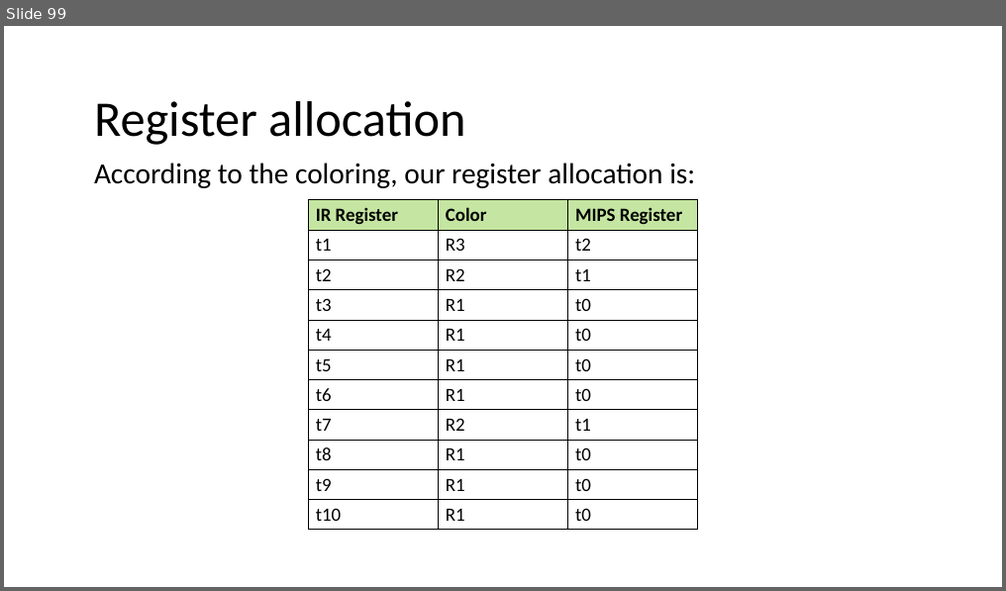
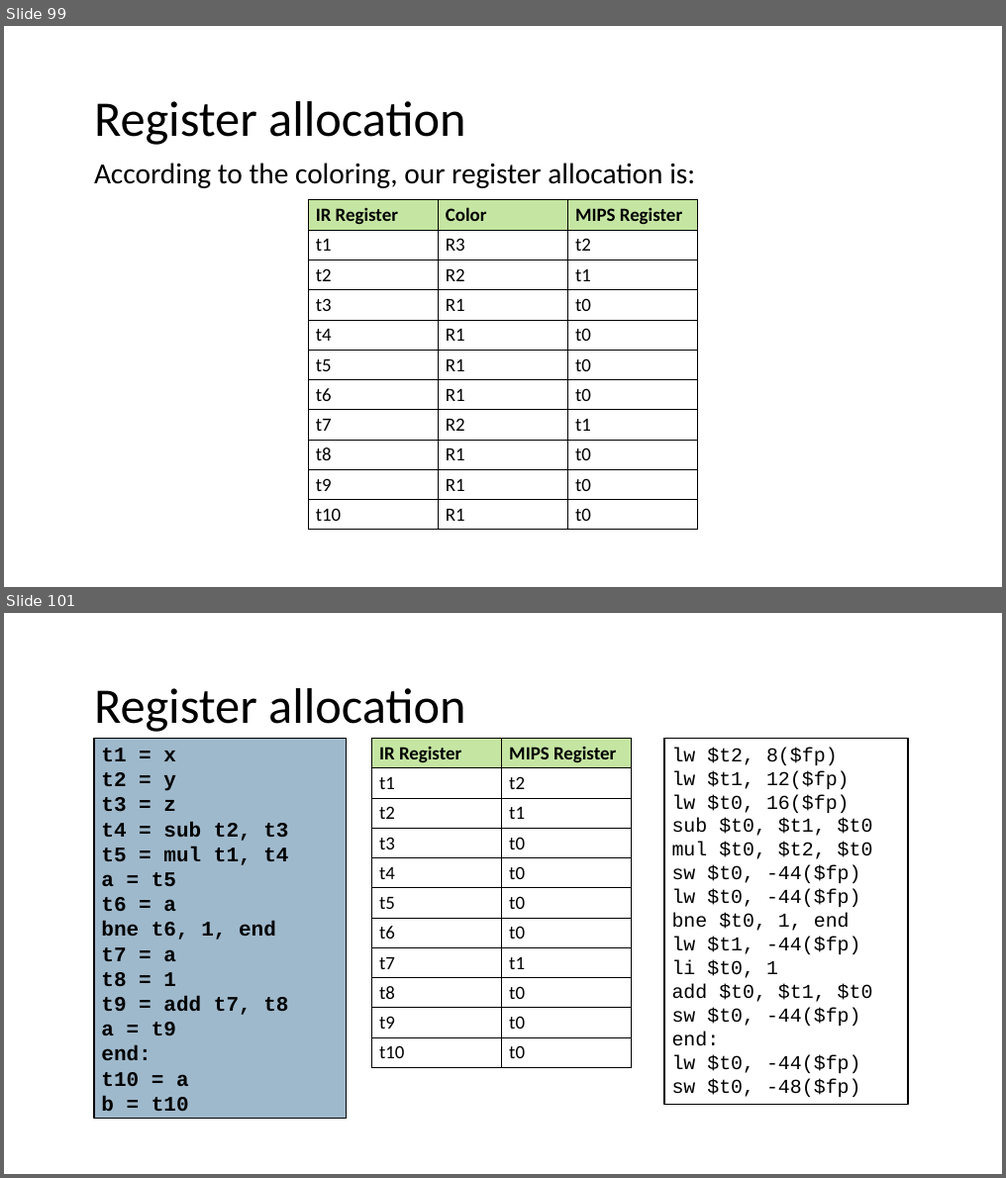
Before and after one commit to nivshani/compilation, a slide deck: slides/register_allocation.pptx. Shown one above the other, each under a label of ours: slide 99 before the commit, slides 99 and 101 after it; the slides between them are not shown. The pictures are 1006x591 and 1006x1178 pixels, drawn with LibreOffice and Linux fonts; fonts in the diff are those of the drawing. Boxes give left, top, right and bottom in pixels: in the first picture for what was removed or moved away, otherwise in the second. Text is boxed around its words. In the diff, an @@ line names an element or a change of style, - is before the commit and + after.

```diff
--- a/slides/register_allocation.pptx
+++ b/slides/register_allocation.pptx
@@ slide 101 added at (x1=4, y1=613, x2=1002, y2=1174), background #FFFFFF @@
@@ text added at (x1=94, y1=688, x2=465, y2=732), 48 pt, text #000000 @@
+Register allocation
@@ rectangle added at (x1=94, y1=738, x2=347, y2=1118), fill #40749B at 50% opacity, outline #000000 1.25 pt, 20 pt, text #000000, bold @@
+t1 = x
+t2 = y
+t3 = z
+t4 = sub t2, t3
+t5 = mul t1, t4
+a = t5
+t6 = a
+bne t6, 1, end
+t7 = a
+t8 = 1
+t9 = add t7, t8
+a = t9
+end:
+t10 = a
+b = t10
@@ table added at (x1=371, y1=738, x2=631, y2=1067), 11 rows, 2 columns @@
+IR Register | MIPS Register
+t1 | t2
+t2 | t1
+t3 | t0
+t4 | t0
+t5 | t0
+t6 | t0
+t7 | t1
+t8 | t0
+t9 | t0
+t10 | t0
@@ rectangle added at (x1=664, y1=738, x2=908, y2=1105), outline #000000 1.25 pt, 19 pt, text #000000 @@
+lw $t2, 8($fp)
+lw $t1, 12($fp)
+lw $t0, 16($fp)
+sub $t0, $t1, $t0
+mul $t0, $t2, $t0
+sw $t0, -44($fp)
+lw $t0, -44($fp)
+bne $t0, 1, end
+lw $t1, -44($fp)
+li $t0, 1
+add $t0, $t1, $t0
+sw $t0, -44($fp)
+end:
+lw $t0, -44($fp)
+sw $t0, -48($fp)
```
Also in this commit, not shown: 1 slide changed, 1 other file.
